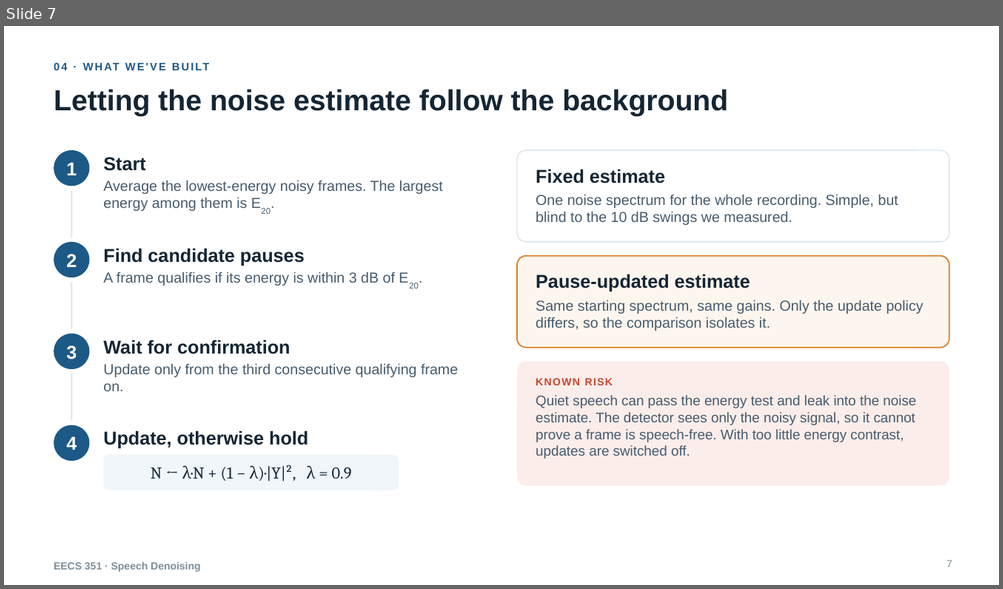
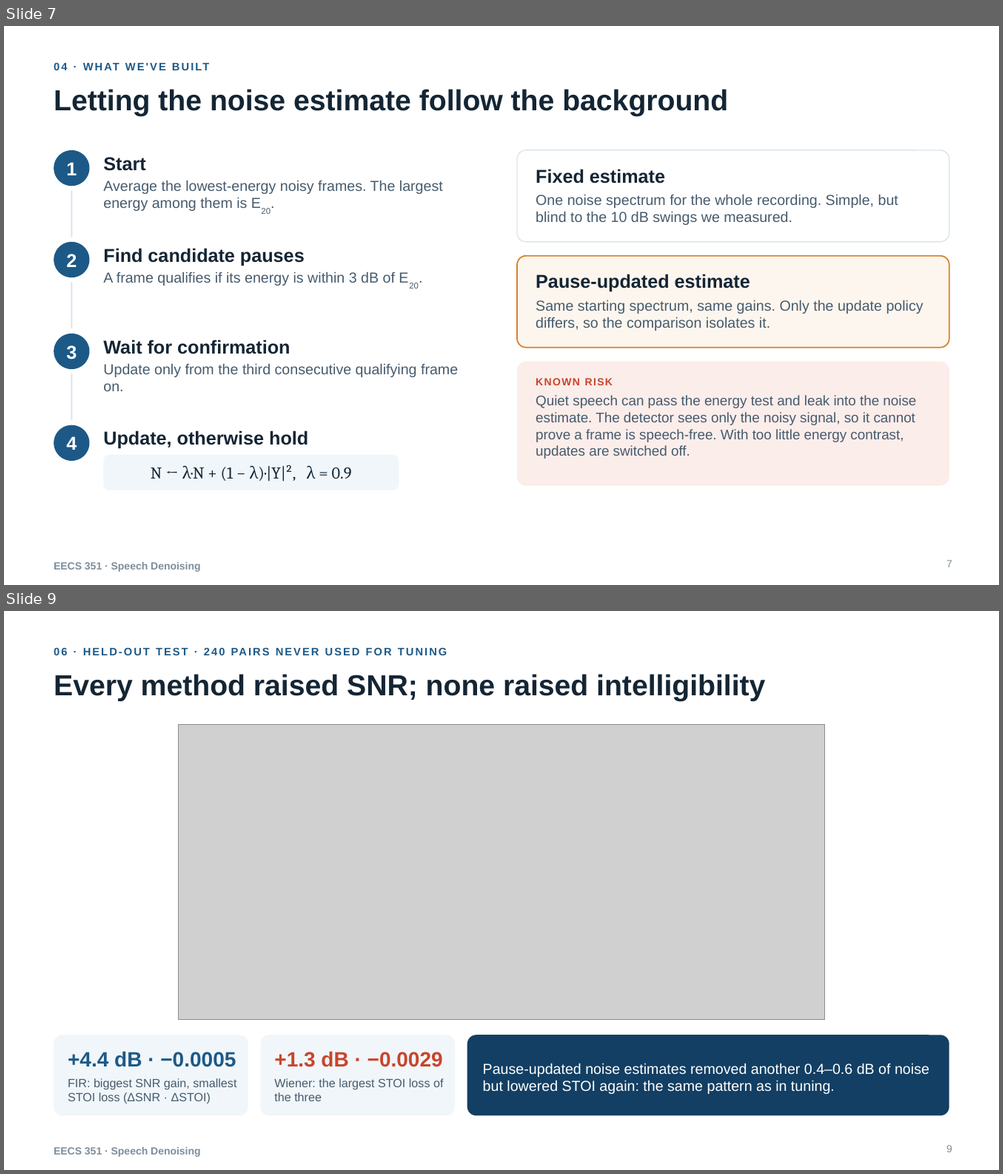
Before and after one commit to eecs351-speech-denoising-team/eecs351-speech-denoising-website, a slide deck: reports/project_presentation.pptx. Shown one above the other, each under a label of ours: slide 7 before the commit, slides 7 and 9 after it; the slides between them are not shown. The pictures are 1003x589 and 1003x1174 pixels, drawn with LibreOffice and Linux fonts; fonts in the diff are those of the drawing; grey boxes stand for pictures. Boxes give left, top, right and bottom in pixels: in the first picture for what was removed or moved away, otherwise in the second. Text is boxed around its words. In the diff, an @@ line names an element or a change of style, - is before the commit and + after.

```diff
--- a/reports/project_presentation.pptx
+++ b/reports/project_presentation.pptx
@@ slide 9 added at (4,611,999,1170), background #FFFFFF; not listed: 1 template element that a slide beside it also shows @@
@@ text added at (54,645,949,666), 10.5 pt, text #1D5987, bold @@
+06 · HELD-OUT TEST · 240 PAIRS NEVER USED FOR TUNING
@@ title added at (54,674,765,701), 28 pt, text #142534, bold @@
+Every method raised SNR; none raised intelligibility
@@ picture added at (178,724,825,1020) @@
@@ rounded rectangle added at (54,1036,248,1116), fill #F0F6FA @@
@@ text added at (68,1051,236,1068), 20 pt, text #1D5987, bold @@
++4.4 dB · −0.0005
@@ rounded rectangle added at (261,1036,455,1116), fill #F0F6FA @@
@@ text added at (274,1051,443,1068), 20 pt, text #C8452B, bold @@
++1.3 dB · −0.0029
@@ rounded rectangle added at (467,1036,949,1116), fill #123F63 @@
@@ text added at (483,1063,929,1094), 14 pt, text #FFFFFF @@
+Pause-updated noise estimates removed another 0.4–0.6 dB of noise but lowered STOI again: the same pattern as in tuning.
@@ text added at (68,1079,236,1105), 11.5 pt, text #465B6D @@
+FIR: biggest SNR gain, smallest STOI loss (ΔSNR · ΔSTOI)
@@ text added at (274,1079,443,1102), 11.5 pt, text #465B6D @@
+Wiener: the largest STOI loss of the three
@@ page number added at (946,1145,952,1153), 10 pt, text #7D8E9C @@
+9
```
Also in this commit, not shown: 4 slides changed, 2 other slides added, 1 slide removed, 5 other files.
